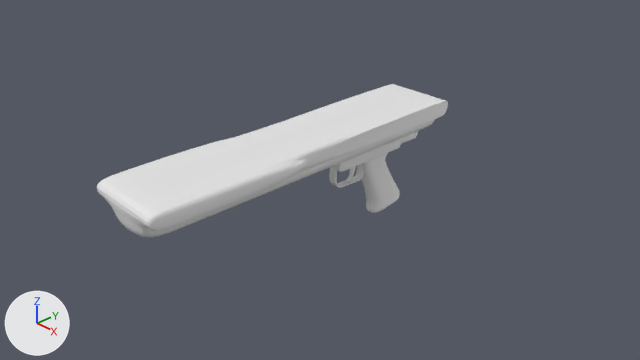
What one commit did to the Blender file MachineGunModeling/machineGun.blend.
Rendered twice from the file's camera 'Camera'. The axes (+X, +Y, +Z) are drawn at lower left. The lights are the same throughout.

Objects in the first picture: 'handGrip', 'machineGun', 'partAboveHandGrip'.
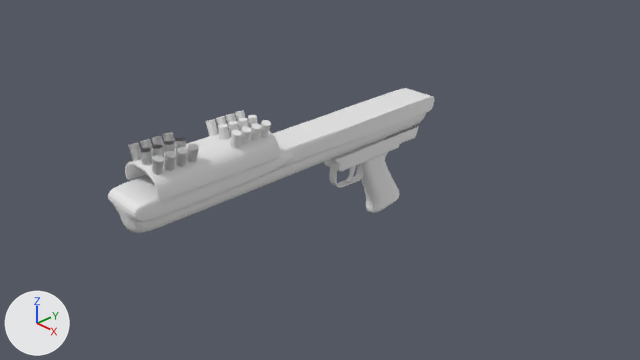
Commit message: complete one curve plane and add cutter cylinder array

Location of each change, [x1, y1, x2, y2] in pixels of the pictures (640 x 360 px):
'machineGun', rescaled (7% narrower): before [97, 84, 448, 237]; after [108, 88, 434, 233]
'Plane', added: after [125, 127, 279, 200]
'Cylinder.002', added: after [129, 110, 271, 175]
'Cylinder.001', added: after [141, 115, 257, 174]

The change, as a diff of the scene's bpy script:
```diff
--- a/MachineGunModeling/machineGun.blend.py
+++ b/MachineGunModeling/machineGun.blend.py
@@ me_plane @@
+me_plane.from_pydata(...)  # 164 vertices, 162 faces; spans x -0.43..0.43, y -0.72..1.21, z -0.35..0.02
@@ me_cylinder_002 @@
+me_cylinder_002.from_pydata(...)  # 1560 vertices, 2304 faces; spans x -0.07..0.07, y -2.58..-0.72, z 1.39..1.7
@@ me_cylinder_003 @@
+me_cylinder_003.from_pydata(...)  # 1560 vertices, 2304 faces; spans x 0.14..0.37, y -2.58..-0.72, z 1.38..1.71
@@ ob_machinegun @@
 ob_machinegun.location = (0.0, 0.08, 0.89)
-ob_machinegun.scale = (0.533, 3.03, 0.287)
+ob_machinegun.scale = (0.275, 3.03, 0.287)
 _m = ob_machinegun.modifiers.new('Subsurf', 'SUBSURF')
@@ ob_plane @@
+ob_plane = bpy.data.objects.new('Plane', me_plane)
+ob_plane.location = (0.0, -1.89, 1.5)
+ob_plane.scale = (1.0, 1.04, 1.0)
+_m = ob_plane.modifiers.new('Subsurf', 'SUBSURF')
+_m.levels = 4
@@ ob_cylinder_001 @@
+ob_cylinder_001 = bpy.data.objects.new('Cylinder.001', me_cylinder_002)
+ob_cylinder_001.location = (0.0, 0.0, 0.0)
@@ ob_cylinder_002 @@
+ob_cylinder_002 = bpy.data.objects.new('Cylinder.002', me_cylinder_003)
+ob_cylinder_002.location = (0.0, 0.0, 0.0)
+_m = ob_cylinder_002.modifiers.new('Mirror', 'MIRROR')
```
